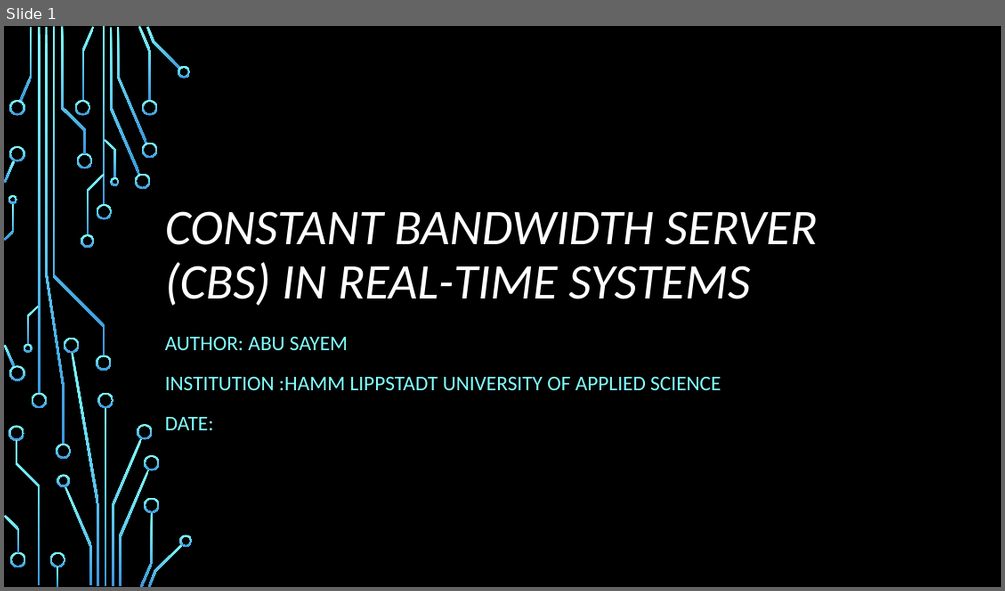
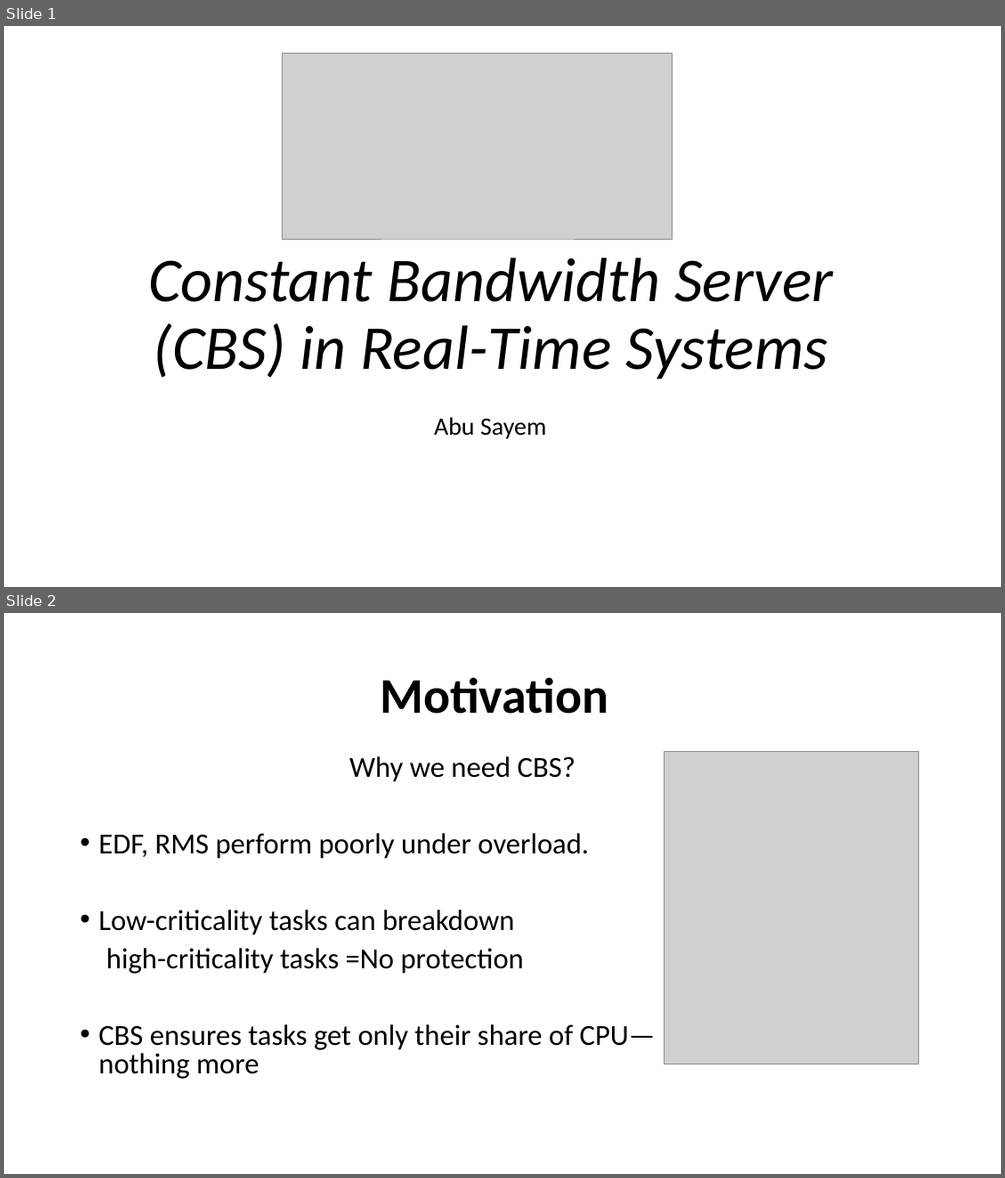
Before and after one commit to CCsayem/Constant-Bandwith-Server-Real-Time-Systems, a slide deck: Constant Bandwidth Server (CBS) in Real-Time.pptx. Shown one above the other, each under a label of ours: slide 1 before the commit, slides 1 and 2 after it. The pictures are 1005x591 and 1005x1178 pixels, drawn with LibreOffice and Linux fonts; fonts in the diff are those of the drawing; grey boxes stand for pictures; background and template pictures are left out. Boxes give left, top, right and bottom in pixels: in the first picture for what was removed or moved away, otherwise in the second. Text is boxed around its words. In the diff, an @@ line names an element or a change of style, - is before the commit and + after.

```diff
--- a/Constant Bandwidth Server (CBS) in Real-Time.pptx
+++ b/Constant Bandwidth Server (CBS) in Real-Time.pptx
@@ slide 2 added at bbox=[4, 613, 1001, 1174], background #FFFFFF @@
@@ title added at bbox=[380, 677, 608, 714], 48 pt, text #000000, bold @@
+Motivation
@@ text added at bbox=[98, 756, 655, 1078], 28 pt, text #000000 @@
+Why we need CBS?
+• EDF, RMS perform poorly under overload.
+• Low-criticality tasks can breakdown
+high-criticality tasks =No protection
+• CBS ensures tasks get only their share of CPU—nothing more
@@ picture added at bbox=[663, 751, 919, 1064] @@
@@ slide 1 changed as well @@
@@ background picture (left out) to #FFFFFF @@
@@ picture added at bbox=[283, 54, 672, 239] @@
@@ title at bbox=[148, 257, 833, 379]: text changed; size 48 to 60 pt; text colour #FFFFFF to #000000 @@
-CONSTANT BANDWIDTH SERVER (CBS) IN REAL-TIME SYSTEMS
+Constant Bandwidth Server (CBS) in Real-Time Systems
@@ subtitle at bbox=[434, 417, 546, 439]: text changed; size 20 to 24 pt; text colour #82FFFF to #000000 @@
-AUTHOR: ABU SAYEM
-INSTITUTION :HAMM LIPPSTADT UNIVERSITY OF APPLIED SCIENCE
-DATE:
+Abu Sayem
@@ group removed at bbox=[4, 26, 193, 587]: 50 freeform shapes, 4 rectangles @@
```
Also in this commit, not shown: 11 other slides added, 6 slides removed.
